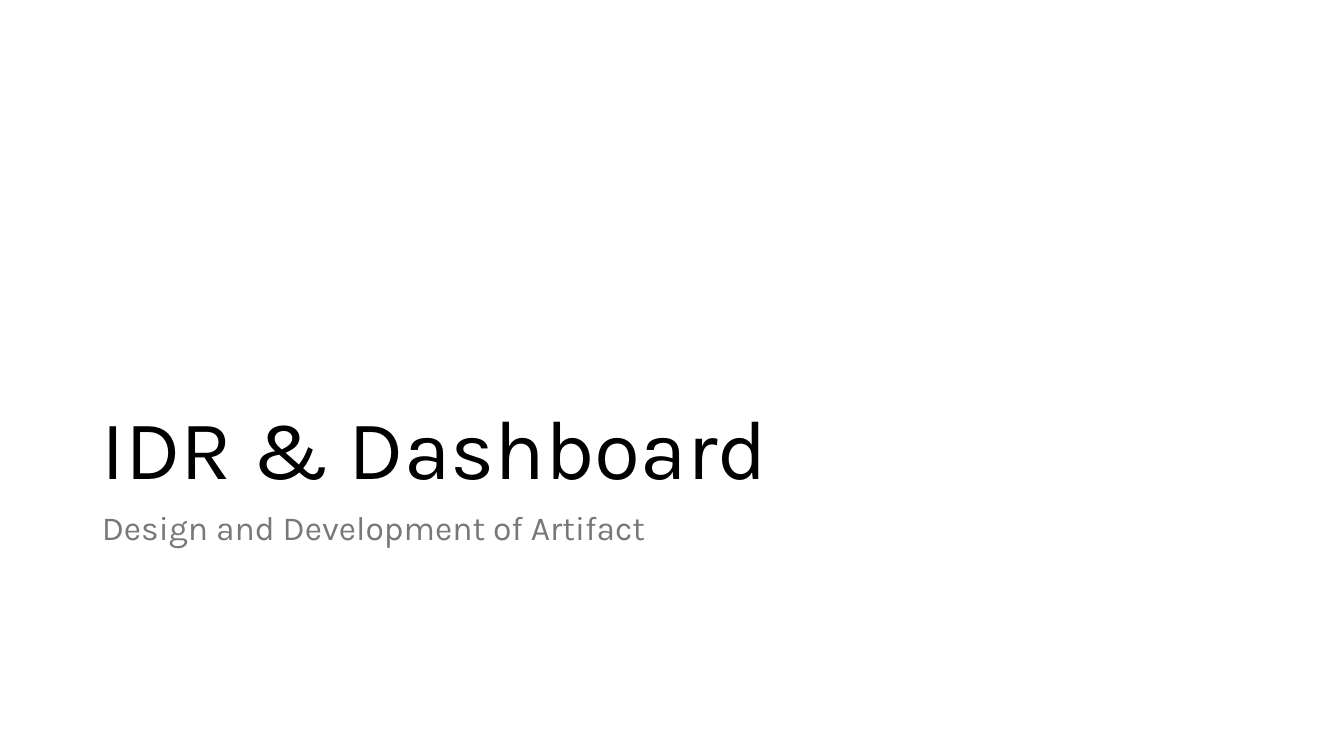
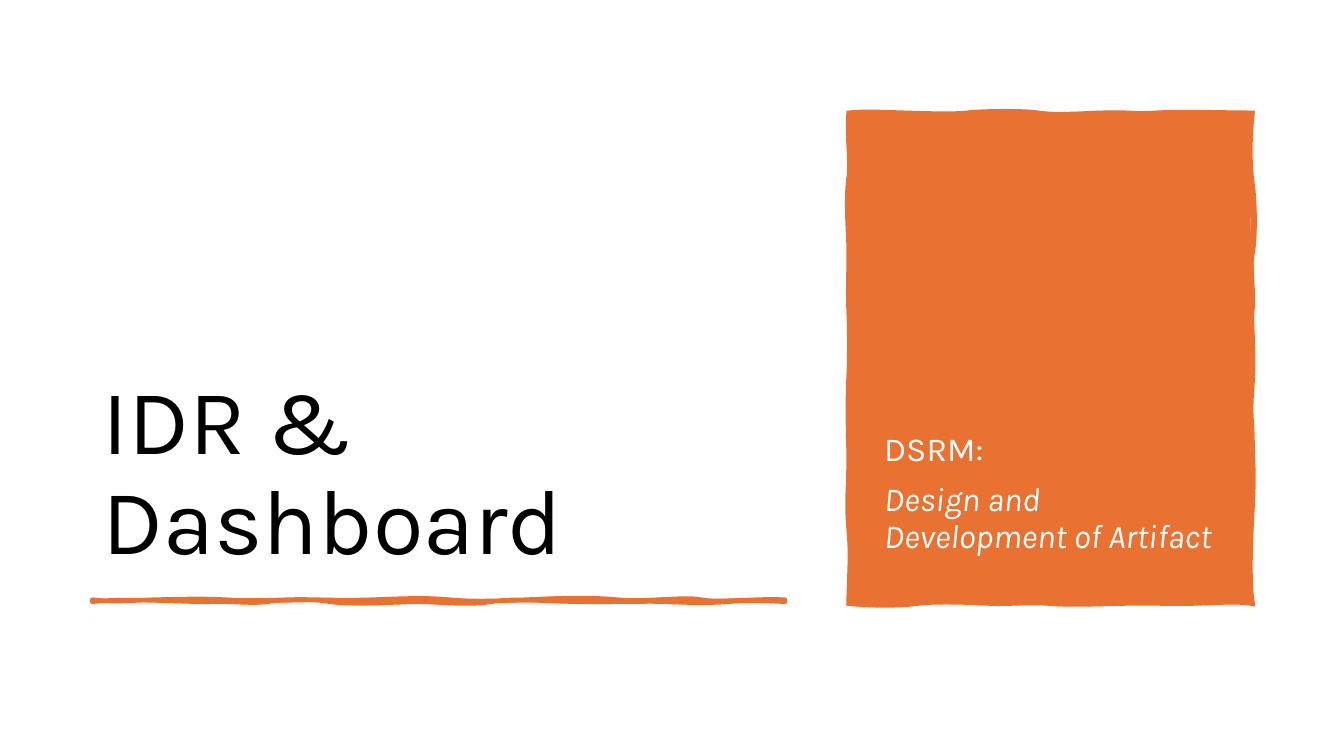
Before and after one commit to MCollins87/MScProject, a slide deck: slide 11 of Presentation/Presentation_v2.pptx (slide 10 before the commit). Drawn at 1344x756 pixels with LibreOffice and Linux fonts; fonts in the diff are those of the drawing. Boxes give left, top, right and bottom in pixels: in the first picture for what was removed or moved away, otherwise in the second. Text is boxed around its words. In the diff, an @@ line names an element or a change of style, - is before the commit and + after.

```diff
--- a/Presentation/Presentation_v2.pptx
+++ b/Presentation/Presentation_v2.pptx
@@ freeform shape added at (x1=850, y1=114, x2=1252, y2=603), fill #E97132, outline #E97132 4.5 pt @@
@@ title "IDR & Dashboard" moved from (x1=102, y1=421, x2=767, y2=480) to (x1=102, y1=396, x2=562, y2=555) @@
@@ title "IDR & Dashboard" at (x1=102, y1=396, x2=562, y2=555): size 60 to 66 pt @@
@@ text "DSRM:" moved from (x1=102, y1=517, x2=645, y2=548) to (x1=884, y1=439, x2=1211, y2=556) @@
@@ text "DSRM:" at (x1=884, y1=439, x2=1211, y2=556): vertical alignment top to bottom @@
@@ text at (x1=884, y1=439, x2=983, y2=462): paragraph added @@
+DSRM:
@@ text at (x1=884, y1=488, x2=1211, y2=556): text colour #797979 to #FFFFFF, italic on in "Design and Development of Artifact" @@
@@ freeform shape added at (x1=93, y1=600, x2=785, y2=602), fill #E97132, outline #E97132 3.25 pt @@
```
Also in this commit, not shown: 24 other slides changed, 3 slides added, 1 slide removed, 1 other file.
